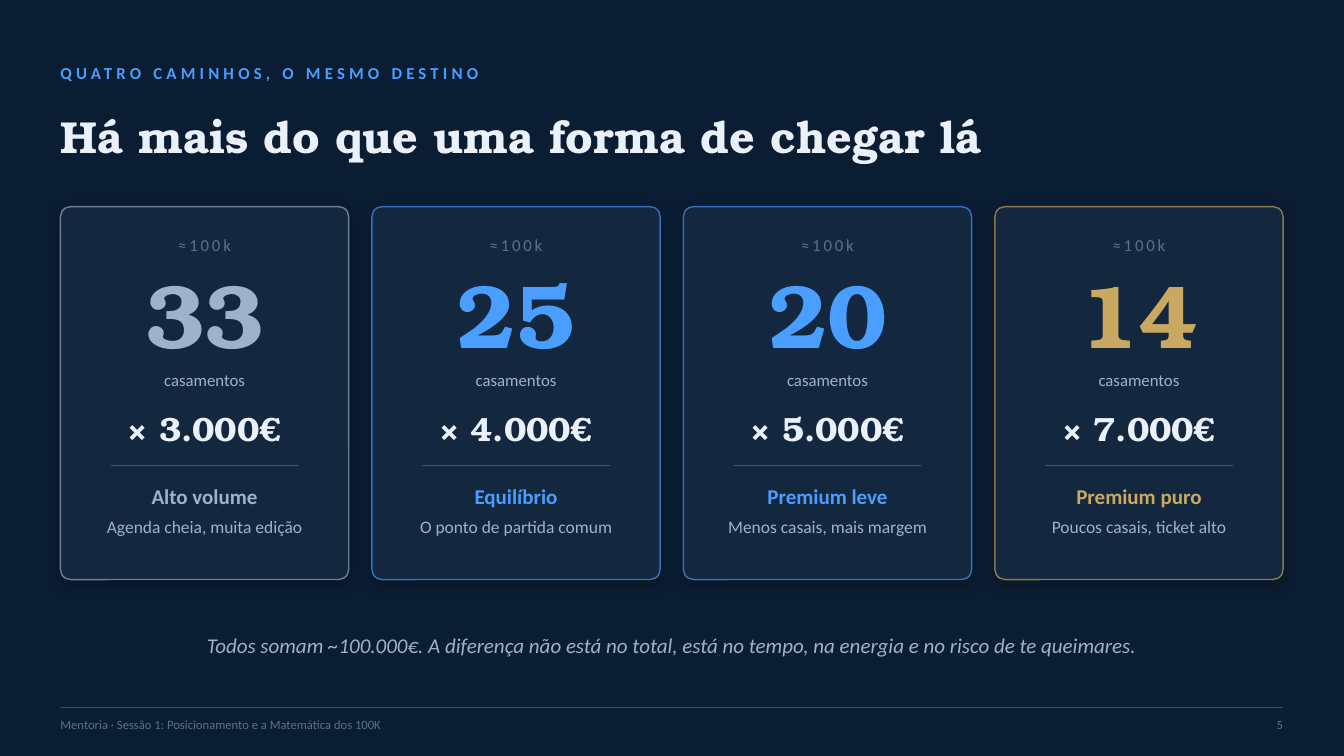
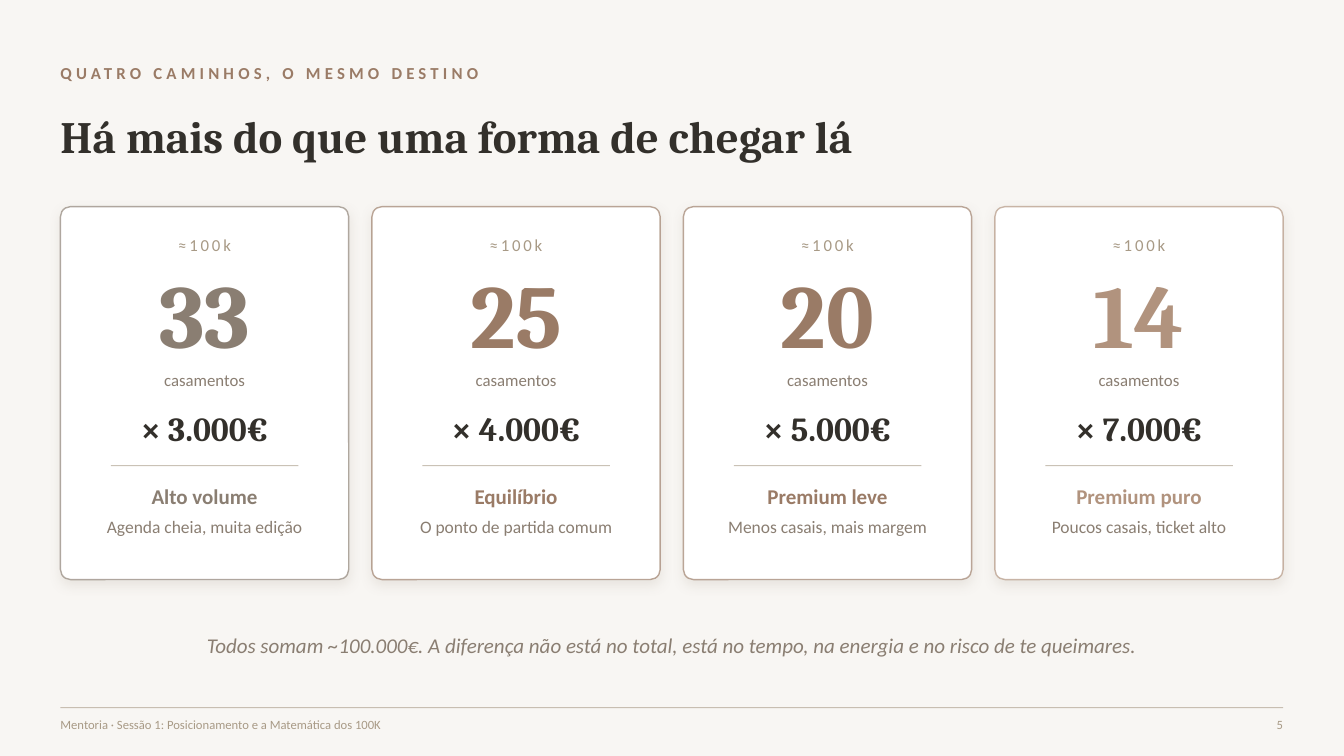
Before and after one commit to geralrlphoto/rl-menu, a slide deck: slide 5 of public/wedding-mentor-files/S1_Posicionamento.pptx. Drawn at 1344x756 pixels with LibreOffice and Linux fonts; fonts in the diff are those of the drawing. Boxes give left, top, right and bottom in pixels: in the first picture for what was removed or moved away, otherwise in the second. Text is boxed around its words. In the diff, an @@ line names an element or a change of style, - is before the commit and + after.

```diff
--- a/public/wedding-mentor-files/S1_Posicionamento.pptx
+++ b/public/wedding-mentor-files/S1_Posicionamento.pptx
@@ background #0B1D33 to #F8F6F3 @@
@@ rounded rectangle at (x1=60, y1=207, x2=349, y2=580): fill #13283F to #FFFFFF; outline #9FB2C9 1 pt to #8A7E72 1 pt; shadow changed @@
@@ rounded rectangle at (x1=372, y1=207, x2=660, y2=580): fill #13283F to #FFFFFF; outline #4A9EFF 1 pt to #9A7B66 1 pt; shadow changed @@
@@ rounded rectangle at (x1=684, y1=207, x2=972, y2=580): fill #13283F to #FFFFFF; outline #4A9EFF 1 pt to #9A7B66 1 pt; shadow changed @@
@@ rounded rectangle at (x1=995, y1=207, x2=1284, y2=580): fill #13283F to #FFFFFF; outline #C9A961 1 pt to #B1937E 1 pt; shadow changed @@
@@ text "33" at (x1=159, y1=287, x2=250, y2=349): font TeX Gyre Bonum to Cambria, text colour #9FB2C9 to #8A7E72 @@
@@ text "25" at (x1=470, y1=287, x2=562, y2=349): font TeX Gyre Bonum to Cambria, text colour #4A9EFF to #9A7B66 @@
@@ text "20" at (x1=781, y1=287, x2=874, y2=349): font TeX Gyre Bonum to Cambria, text colour #4A9EFF to #9A7B66 @@
@@ text "14" at (x1=1094, y1=287, x2=1185, y2=348): font TeX Gyre Bonum to Cambria, text colour #C9A961 to #B1937E @@
@@ font TeX Gyre Bonum to Cambria, text colour #EAF1FA to #33302B in 5 elements at (x1=60, y1=121, x2=852, y2=163), (x1=168, y1=418, x2=268, y2=442), (x1=479, y1=418, x2=581, y2=442), (x1=791, y1=418, x2=891, y2=442), (x1=1103, y1=418, x2=1203, y2=442) @@
@@ line (111, 466) - (298, 466): stroke #5C708A 0.75 pt to #A89A86 0.75 pt @@
@@ line (422, 466) - (610, 466): stroke #5C708A 0.75 pt to #A89A86 0.75 pt @@
@@ text colour #4A9EFF to #9A7B66 in 3 elements at (x1=130, y1=68, x2=141, y2=79), (x1=475, y1=489, x2=558, y2=508), (x1=767, y1=489, x2=888, y2=504) @@
@@ line (734, 466) - (922, 466): stroke #5C708A 0.75 pt to #A89A86 0.75 pt @@
@@ text "Premium puro" at (x1=1076, y1=489, x2=1202, y2=507): text colour #C9A961 to #B1937E @@
@@ line (1046, 466) - (1233, 466): stroke #5C708A 0.75 pt to #A89A86 0.75 pt @@
@@ text colour #9FB2C9 to #8A7E72 in 10 elements at (x1=164, y1=375, x2=245, y2=386), (x1=152, y1=489, x2=257, y2=504), (x1=107, y1=521, x2=302, y2=536), (x1=476, y1=375, x2=557, y2=386), (x1=420, y1=521, x2=612, y2=536), (x1=787, y1=375, x2=868, y2=386), (x1=728, y1=521, x2=927, y2=536), (x1=1099, y1=375, x2=1180, y2=386), (x1=1052, y1=521, x2=1226, y2=535), (x1=207, y1=638, x2=1135, y2=657) @@
@@ line (60, 708) - (1284, 708): stroke #5C708A 0.75 pt to #A89A86 0.75 pt @@
@@ text colour #5C708A to #A89A86 in 6 elements at (x1=178, y1=239, x2=231, y2=251), (x1=490, y1=239, x2=543, y2=251), (x1=801, y1=239, x2=854, y2=251), (x1=1113, y1=239, x2=1166, y2=251), (x1=60, y1=720, x2=381, y2=729), (x1=1277, y1=721, x2=1283, y2=729) @@
```
Also in this commit, not shown: 21 other slides changed, 7 other files.
